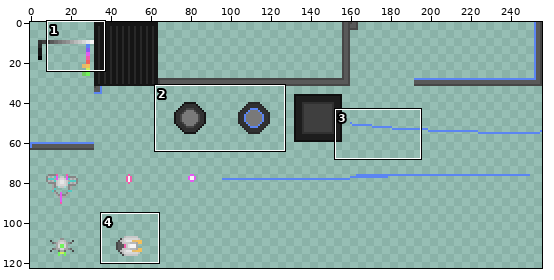
Sprite sheet -- Assets/Graphics/ConceptArts.png. Above: a wide view before the commit, with the close-up outlined.
Close-up. As it was:
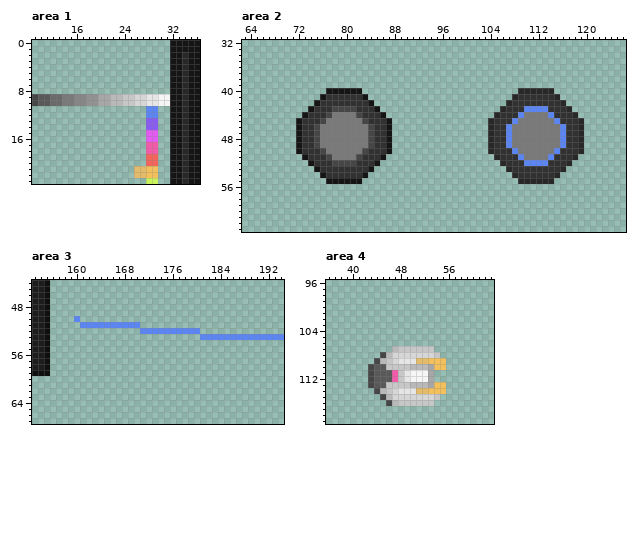
The file is 256x128 pixels. Colours within 5 levels of each other are drawn and written as one. Shown: area 1: x 9..36, y 0..23; area 2: x 63..126, y 32..63; area 3: x 153..194, y 44..67; area 4: x 36..63, y 96..119. The wide view leaves out empty margins. The commit also changed other parts of the picture, which this record leaves out.
The same view after the edit:
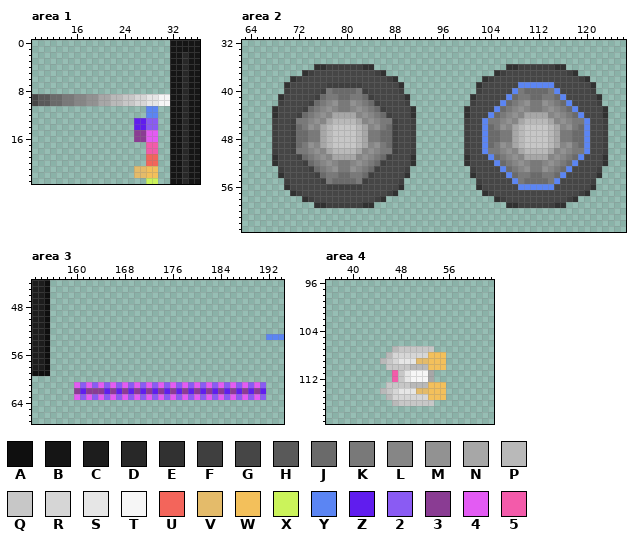
Palette (. is transparent): A #0f0f0f  B #151515  C #1d1d1d  D #282828  E #313131  F #3f3f3f  G #464646  H #595959  J #6a6a6a  K #797979  L #868686  M #929292  N #a7a7a7  P #b9b9b9  Q #c7c7c7  R #d6d6d6  S #e6e6e6  T #f6f6f6  U #f3655b  V #e4bb6a  W #f3c05b  X #cbf35b  Y #5b85f3  Z #601dee  2 #8a5bf3  3 #8a3c93  4 #e35bf3  5 #f35baa
From old to new:
Area 1:
y 13..14: x 26..27 .. -> ZZ
y 15..16: x 26..27 .. -> 33
Area 2:
y 36: x 75..84 .......... -> EEFFFFFFEE; x 107..116 .......... -> EEFFFFFFEE
y 37: x 73..86 .............. -> EFGGGGGGGGGGFE; x 105..118 .............. -> EFGGGGGGGGGGFE
y 38: x 71..88 .................. -> EFGGGGGGGGGGGGGGFE; x 103..120 .................. -> EFGGGGGGGGGGGGGGFE
y 39: x 70..89 .................... -> EGGGGGGFFFFFFGGGGGGE; x 102..121 .................... -> EGGGGGGYYYYYYGGGGGGE
y 40: x 70..89 .......BBBBBB....... -> FGGGGGFKJJJJKFGGGGGF; x 102..121 .......DDDDDD....... -> FGGGGGYKJJJJKYGGGGGF
y 41: x 69..90 .......BEEEEEEB....... -> EGGGGGFJKKJJKKJFGGGGGE; x 101..122 .......DEEEEEED....... -> EGGGGGYJKKJJKKJYGGGGGE
y 42: x 69..90 ......BEEEEEEEEB...... -> FGGGGFJKLMKKMLKJFGGGGF; x 101..122 ......DEEEEEEEED...... -> FGGGGYJKLMKKMLKJYGGGGF
y 43: x 68..91 ......BEEEGGGGEEEB...... -> EGGGGFJKLMLKKLMLKJFGGGGE; x 100..123 ......DEEEYYYYEEED...... -> EGGGGYJKLMLKKLMLKJYGGGGE
y 44: x 68..91 .....BEEEGKKKKGEEEB..... -> EGGGFJKLMLNNNNLMLKJFGGGE; x 100..123 .....DEEEYKKKKYEEED..... -> EGGGYJKLMLNNNNLMLKJYGGGE
y 45: x 68..91 ....BEEEGKKKKKKGEEEB.... -> FGGFKKLMLNPPPPNLMLKKFGGF; x 100..123 ....DEEEYKKKKKKYEEED.... -> FGGYKKLMLNPPPPNLMLKKYGGF
y 46: x 68..91 ....BEEGKKKKKKKKGEEB.... -> FGGFJKMLNPQQQQPNLMKJFGGF; x 100..123 ....DEEYKKKKKKKKYEED.... -> FGGYJKMLNPQQQQPNLMKJYGGF
y 47..48: x 68..91 ....BEEGKKKKKKKKGEEB.... -> FGGFJJKKNPQQQQPNKKJJFGGF; x 100..123 ....DEEYKKKKKKKKYEED.... -> FGGYJJKKNPQQQQPNKKJJYGGF
y 49: x 68..91 ....BEEGKKKKKKKKGEEB.... -> FGGFJKMLNPQQQQPNLMKJFGGF; x 100..123 ....DEEYKKKKKKKKYEED.... -> FGGYJKMLNPQQQQPNLMKJYGGF
y 50: x 68..91 ....BEEEGKKKKKKGEEEB.... -> FGGFKKLMLNPPPPNLMLKKFGGF; x 100..123 ....DEEEYKKKKKKYEEED.... -> FGGYKKLMLNPPPPNLMLKKYGGF
y 51: x 68..91 .....BEEEGKKKKGEEEB..... -> EGGGFJKLMLNNNNLMLKJFGGGE; x 100..123 .....DEEEYKKKKYEEED..... -> EGGGYJKLMLNNNNLMLKJYGGGE
y 52: x 68..91 ......BEEEGGGGEEEB...... -> EGGGGFJKLMLKKLMLKJFGGGGE; x 100..123 ......DEEEYYYYEEED...... -> EGGGGYJKLMLKKLMLKJYGGGGE
y 53: x 69..90 ......BEEEEEEEEB...... -> FGGGGFJKLMKKMLKJFGGGGF; x 101..122 ......DEEEEEEEED...... -> FGGGGYJKLMKKMLKJYGGGGF
y 54: x 69..90 .......BEEEEEEB....... -> EGGGGGFJKKJJKKJFGGGGGE; x 101..122 .......DEEEEEED....... -> EGGGGGYJKKJJKKJYGGGGGE
y 55: x 70..89 .......BBBBBB....... -> FGGGGGFKJJJJKFGGGGGF; x 102..121 .......DDDDDD....... -> FGGGGGYKJJJJKYGGGGGF
y 56: x 70..89 .................... -> EGGGGGGFFFFFFGGGGGGE; x 102..121 .................... -> EGGGGGGYYYYYYGGGGGGE
y 57: x 71..88 .................. -> EFGGGGGGGGGGGGGGFE; x 103..120 .................. -> EFGGGGGGGGGGGGGGFE
y 58: x 73..86 .............. -> EFGGGGGGGGGGFE; x 105..118 .............. -> EFGGGGGGGGGGFE
y 59: x 75..84 .......... -> EEFFFFFFEE; x 107..116 .......... -> EEFFFFFFEE
Area 3:
y 50: x 160 Y -> .
y 51: x 161..170 YYYYYYYYYY -> ..........
y 52: x 171..180 YYYYYYYYYY -> ..........
y 53: x 181..191 YYYYYYYYYYY -> ...........
y 61: x 160..191 ................................ -> 42424242424242424242424242424242
y 62: x 160..191 ................................ -> 3Z333Z3Z3Z3Z3Z3Z3Z3Z3Z3Z3Z3Z3Z3Z
y 63: x 160..191 ................................ -> 42424242424242424242424242424242
Area 4:
y 108: x 45 G -> .; x 53..55 RQ. -> WWW
y 109: x 44 G -> .
y 110: x 43..45 GHH -> ...; x 53 N -> W
y 111..112: x 43..46 GHHH -> ....
y 113: x 43..45 GHH -> ...; x 53 N -> W
y 114: x 44 G -> .
y 115: x 45 G -> .; x 53..55 RQ. -> WWW
y 116: x 46 G -> .
Changed places in both close-ups, as pixel boxes (x1, y1, x2, y2):
added: (134, 118, 146, 142)
changed: (272, 64, 416, 208)
changed: (464, 64, 608, 208)
erased: (74, 316, 266, 340)
added: (74, 382, 266, 400)
erased: (368, 352, 392, 406)
changed: (428, 352, 446, 400)
